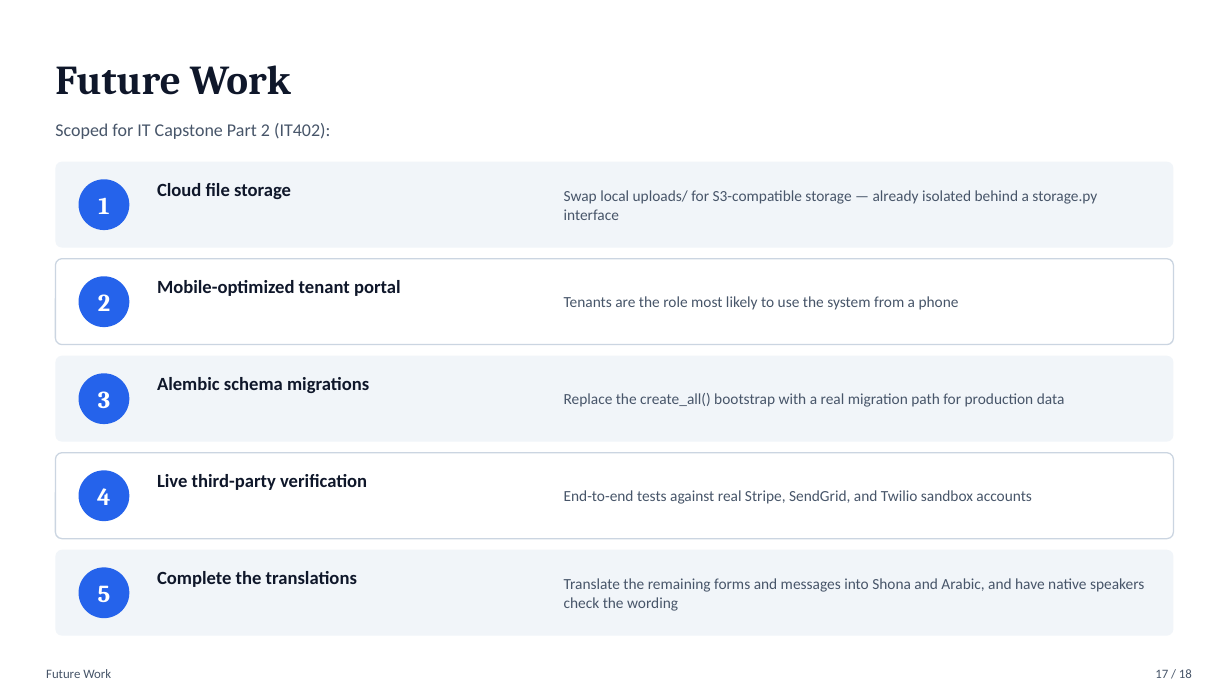
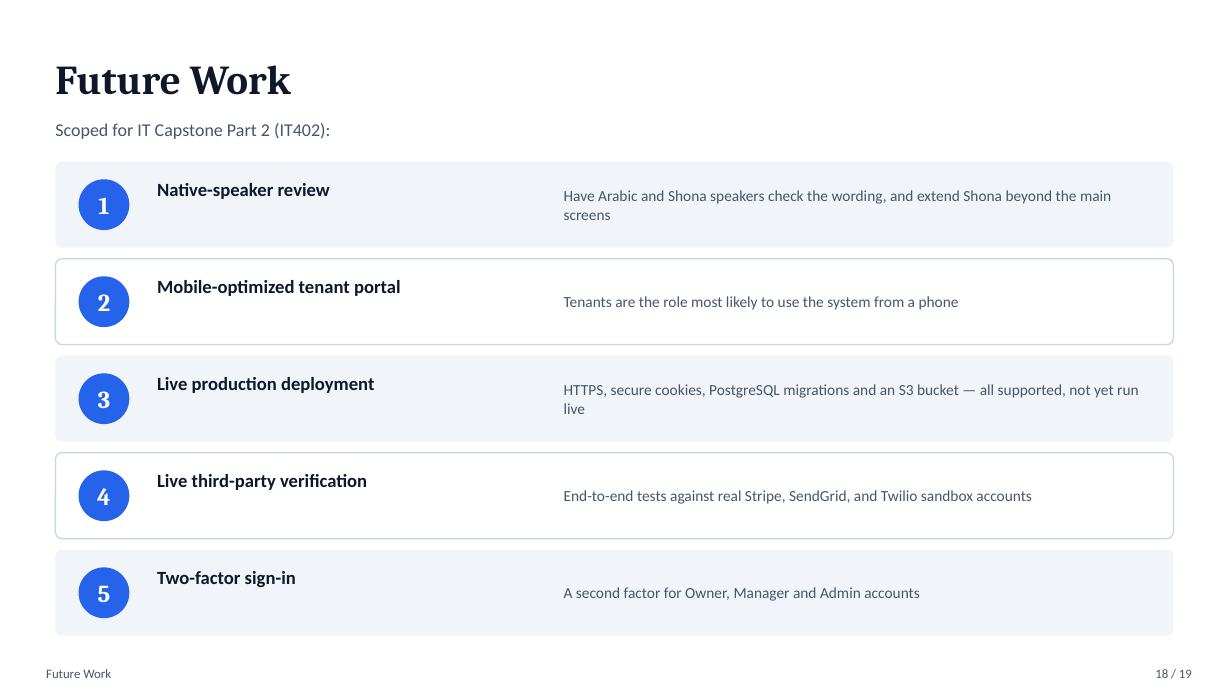
Before and after one commit to Abdur-lab/github-slideshow, a slide deck: slide 18 of docs/ABDURRAHMAAN_IT401_DEL_6_PRESENTATION.pptx (slide 17 before the commit). Drawn at 1232x693 pixels with LibreOffice and Linux fonts; fonts in the diff are those of the drawing. Boxes give left, top, right and bottom in pixels: in the first picture for what was removed or moved away, otherwise in the second. Text is boxed around its words. In the diff, an @@ line names an element or a change of style, - is before the commit and + after.

```diff
--- a/docs/ABDURRAHMAAN_IT401_DEL_6_PRESENTATION.pptx
+++ b/docs/ABDURRAHMAAN_IT401_DEL_6_PRESENTATION.pptx
@@ text at (157, 183, 330, 199): text changed @@
-Cloud file storage
+Native-speaker review
@@ text at (564, 190, 1111, 220): text changed @@
-Swap local uploads/ for S3-compatible storage — already isolated behind a storage.py interface
+Have Arabic and Shona speakers check the wording, and extend Shona beyond the main screens
@@ text at (157, 377, 374, 393): text changed @@
-Alembic schema migrations
+Live production deployment
@@ text at (564, 384, 1139, 414): text changed @@
-Replace the create_all() bootstrap with a real migration path for production data
+HTTPS, secure cookies, PostgreSQL migrations and an S3 bucket — all supported, not yet run live
@@ text at (157, 571, 296, 587): text changed @@
-Complete the translations
+Two-factor sign-in
@@ text at (564, 587, 920, 601): text changed @@
-Translate the remaining forms and messages into Shona and Arabic, and have native speakers check the wording
+A second factor for Owner, Manager and Admin accounts
@@ text at (1155, 669, 1192, 678): text changed @@
-17 / 18
+18 / 19
```
Also in this commit, not shown: 16 other slides changed, 1 slide added, 10 other files.
